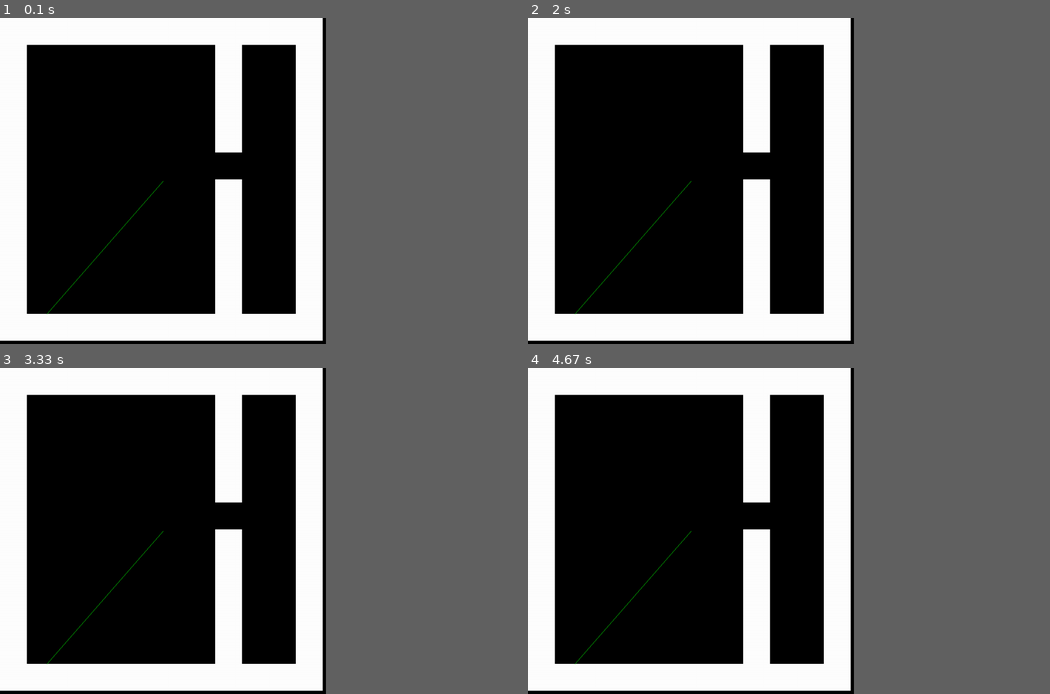
Above: before the commit, frames 1-4 (two rows, left to right).
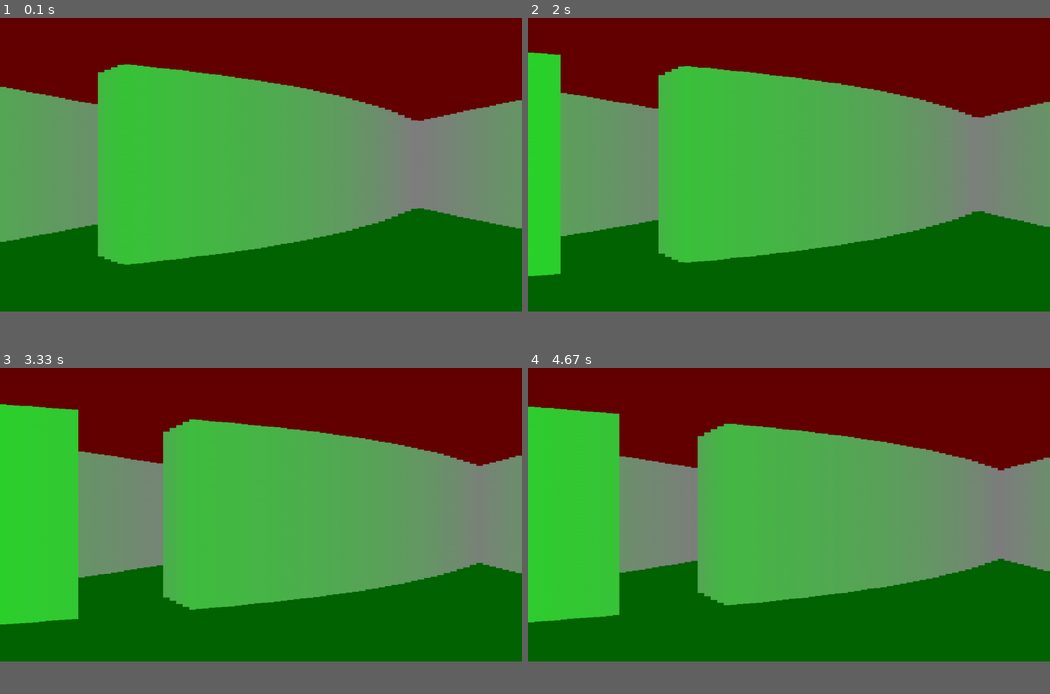
Above: after the commit, the same moments.

Repository: fedorchikthebest/doom_pygame
Game: pygame game, started from main.py
Same seed, same stepped clock (60 frames per second), same inputs: the game is played once before the commit and once after it.
Inputs:
- Up to frame 1 (0.1 s): no input
- Up to frame 2 (2 s): hold W 0.83-1.3 s; hold S 1.33-1.93 s; hold A from 1.97 s (still down)
- Up to frame 3 (3.33 s): release A at 2.62 s; hold S from 2.65 s (still down)
- Up to frame 4 (4.67 s): release S at 3.33 s; hold S 3.37-4.07 s; hold W from 4.1 s (still down)
In our replay, the window is 562x562 before the commit and 900x506 after it. These sizes can differ from the game's own. Grey fills any space a smaller window leaves; there, only what the larger window draws over its background counts as a difference.

The runs differ from the first frame. In frame 1, 81% of the frame differs, in the area x 0-100%, y 0-100%; in frame 2, 81%; in frame 3, 82%; in frame 4, 81%.

Commit message:
Более красивый код

Diff:
--- a/main.py
+++ b/main.py
@@ -2,6 +2,7 @@
 import sys
 import math
 import time
+from objects import *
 
 SINS = {}
 COSS = {}
@@ -56,14 +57,13 @@
 
 if __name__ == '__main__':
     pygame.init()
-    size = width, height = 800, 800
+    size = width, height = 1280, 720
     screen = pygame.display.set_mode(size)
-    TILE_SIZE_X = width // len(MAP[0])
-    TILE_SIZE_Y = height // len(MAP)
+    TILE_SIZE_X = 80
+    TILE_SIZE_Y = 80
+    map_r = Map(MAP, TILE_SIZE_X, TILE_SIZE_Y)
+    player = Player(400, 400, 0)
     while pygame.event.wait().type != pygame.QUIT:
-        screen.fill((0, 0, 0))
-        old_time = time.time()
-        draw_map()
-        for i in range(-45, 45):
-            pygame.draw.line(screen, (0, 255, 0), (400, 400), rng(400, 400, 7))
+        player.render_world(screen, map_r)
+        player.move(map_r)
         pygame.display.flip()
